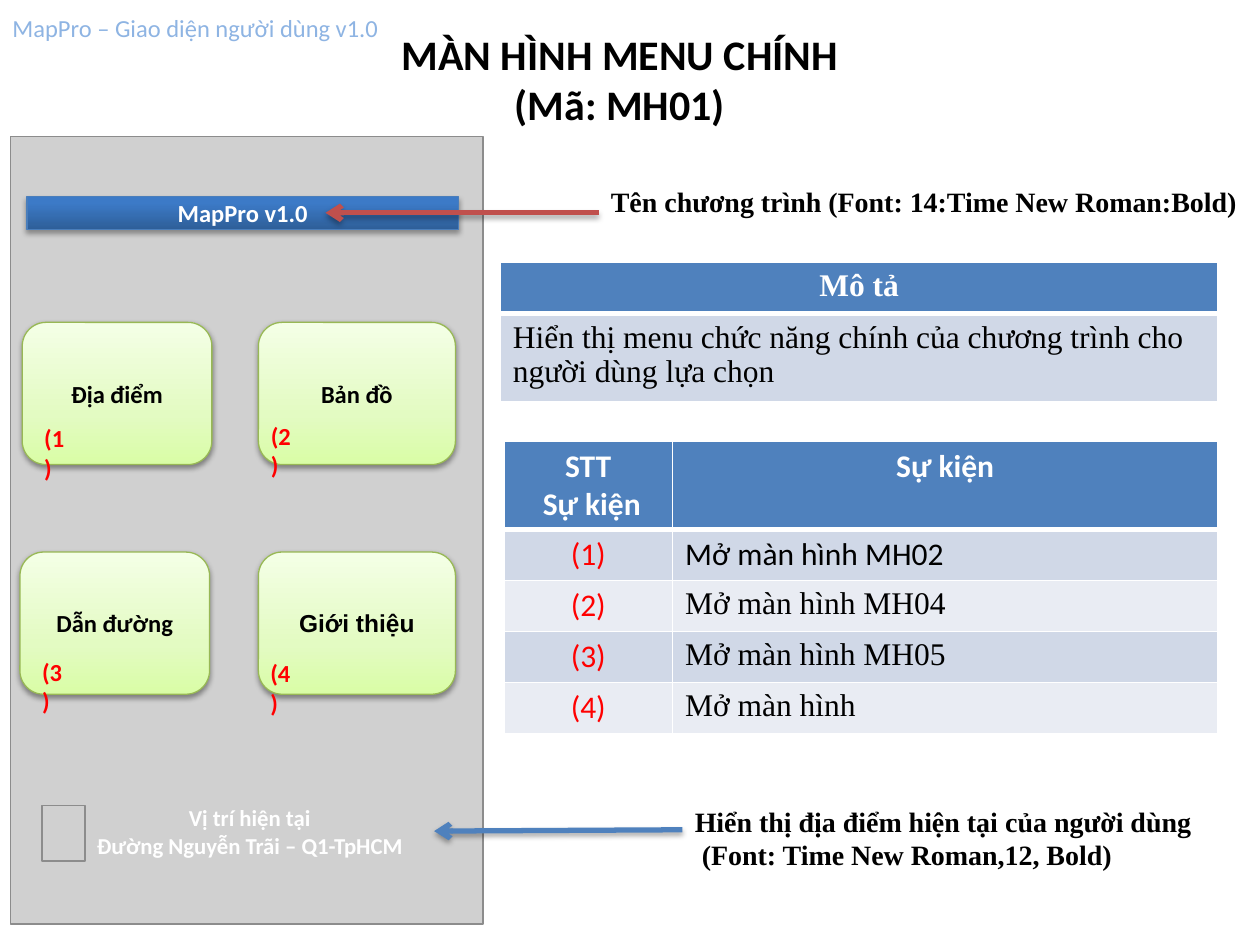
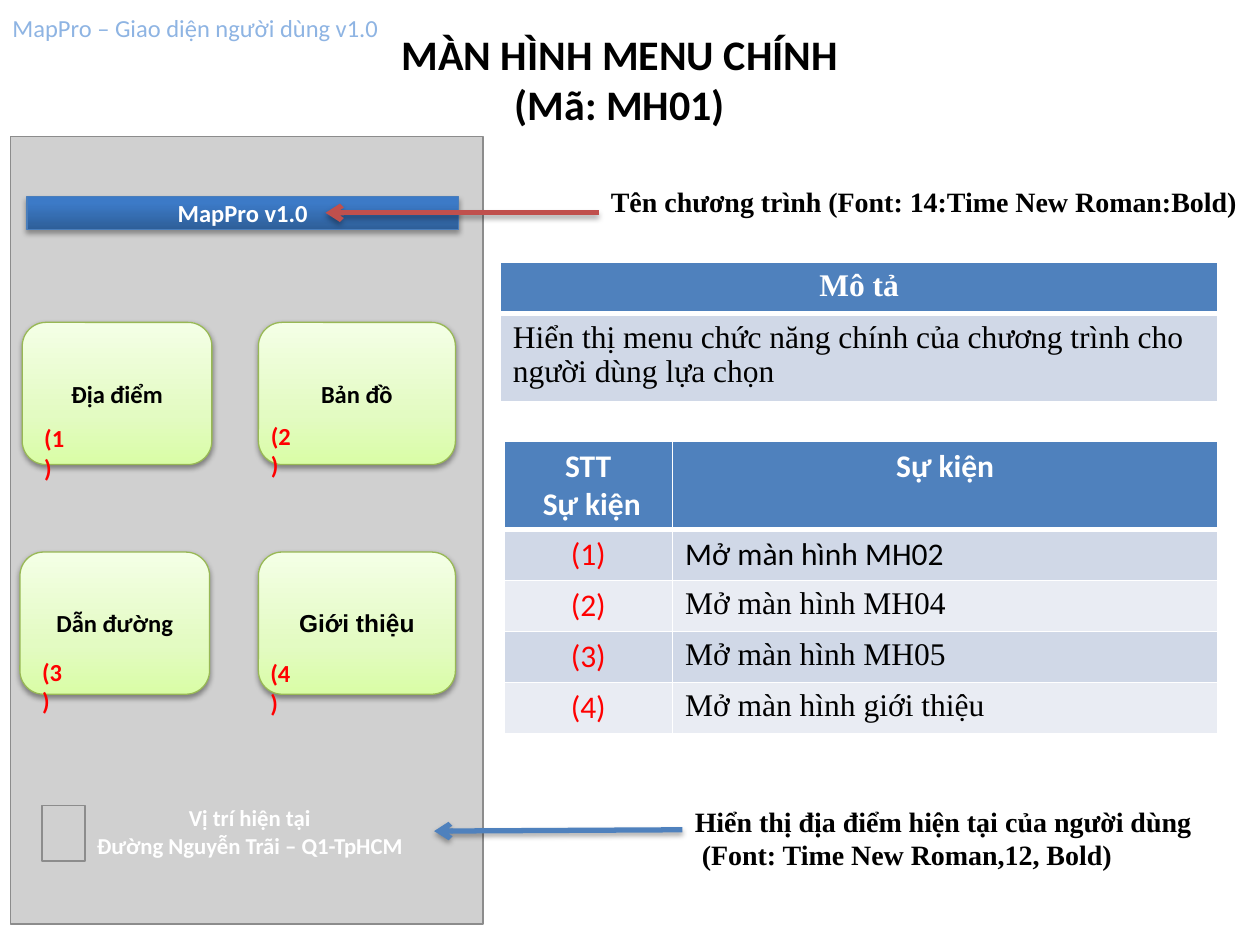
Before and after one commit to hungdien/google-map-api-and-map-on-android, a slide deck: slide 3 of Design/User Interface Design.pptx. Drawn at 1260x945 pixels with LibreOffice and Linux fonts; fonts in the diff are those of the drawing; grey boxes stand for pictures. Boxes give left, top, right and bottom in pixels: in the first picture for what was removed or moved away, otherwise in the second. Text is boxed around its words. In the diff, an @@ line names an element or a change of style, - is before the commit and + after.

```diff
--- a/Design/User Interface Design.pptx
+++ b/Design/User Interface Design.pptx
@@ table at <box>504,441,1218,733</box> @@
-row 5, column 2: Mở màn hình
+row 5, column 2: Mở màn hình giới thiệu
```
Also in this commit, not shown: 7 other slides changed, 1 slide added.
